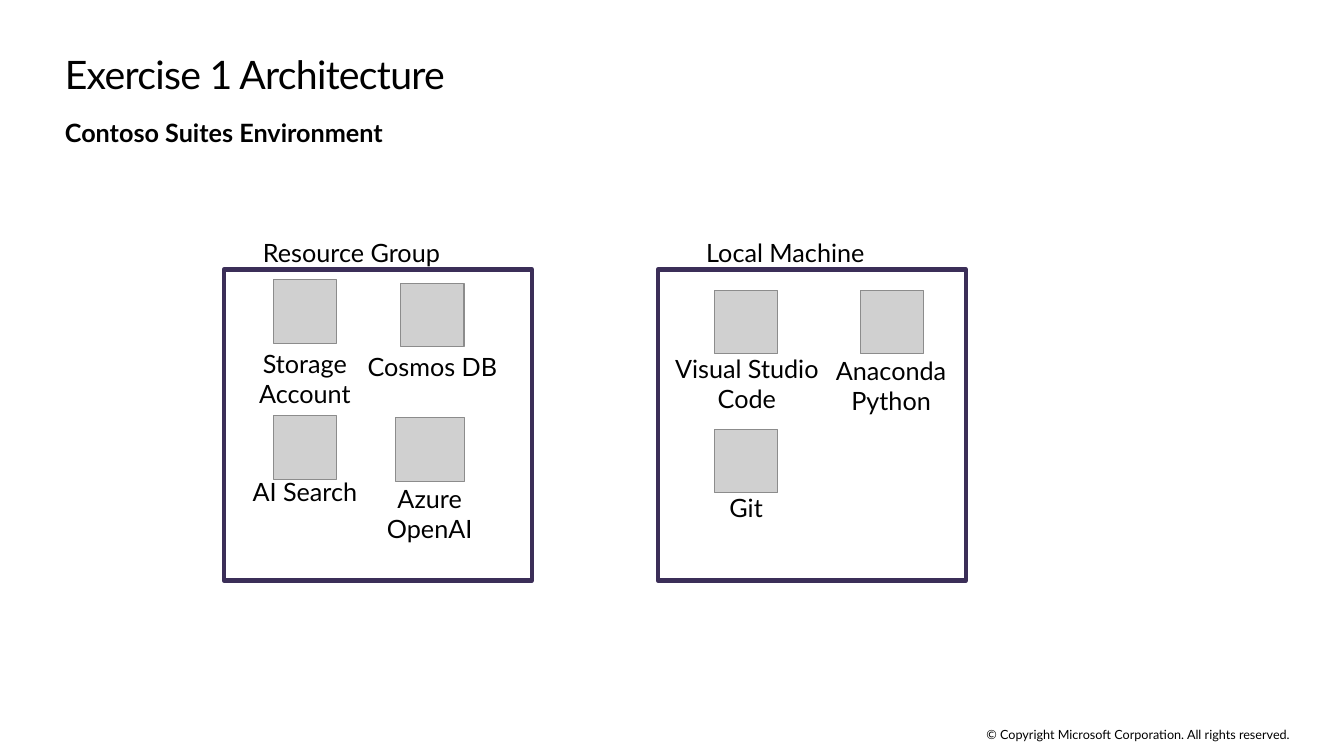
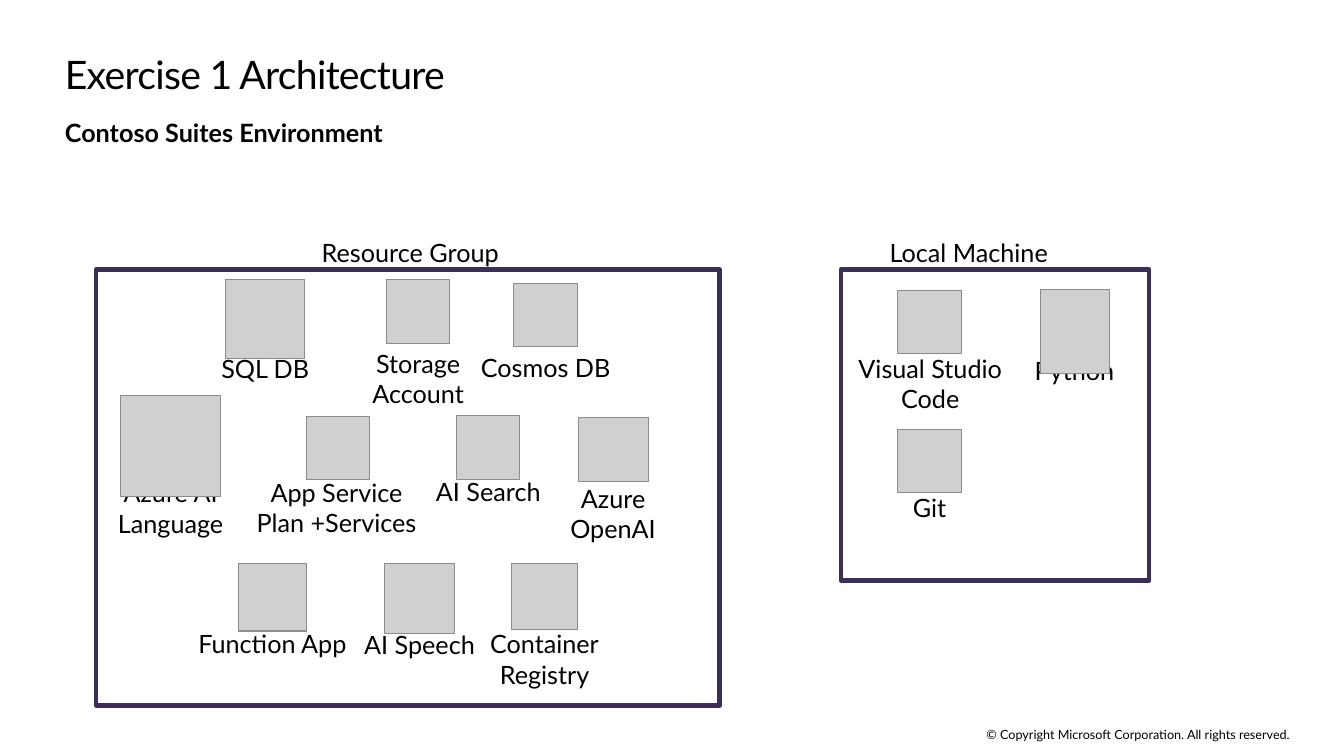
Before and after one commit to microsoft/TechExcel-Integrating-Azure-PaaS-and-AI-Services-for-AI-Design-Wins, a slide deck: slide 3 of slides/Lab Slides.pptx. Drawn at 1344x756 pixels with LibreOffice and Linux fonts; fonts in the diff are those of the drawing; grey boxes stand for pictures. Boxes give left, top, right and bottom in pixels: in the first picture for what was removed or moved away, otherwise in the second. Text is boxed around its words. In the diff, an @@ line names an element or a change of style, - is before the commit and + after.

```diff
--- a/slides/Lab Slides.pptx
+++ b/slides/Lab Slides.pptx
@@ text "Resource Group" moved from (x1=263, y1=243, x2=440, y2=266) to (x1=322, y1=243, x2=498, y2=266) @@
@@ rectangle resized from (x1=224, y1=269, x2=532, y2=581) to (x1=97, y1=269, x2=720, y2=706) @@
@@ 5 texts, 4 pictures, 1 rectangle moved together from (x1=253, y1=243, x2=967, y2=581) to (x1=436, y1=243, x2=1150, y2=581) @@
@@ picture added at (x1=226, y1=279, x2=306, y2=359) @@
@@ picture removed at (x1=860, y1=290, x2=924, y2=354) @@
@@ picture added at (x1=1041, y1=290, x2=1109, y2=374) @@
@@ text added at (x1=221, y1=357, x2=309, y2=382), 18 pt, text #000000 @@
+SQL DB
@@ text "Storage Account" moved from (x1=259, y1=354, x2=351, y2=404) to (x1=372, y1=354, x2=464, y2=404) @@
@@ 2 pictures, 1 text moved together from (x1=273, y1=280, x2=497, y2=377) to (x1=386, y1=280, x2=610, y2=378) @@
@@ text at (x1=1035, y1=359, x2=1115, y2=385): text changed @@
-Anaconda
-Python
+Python
@@ picture added at (x1=120, y1=396, x2=221, y2=497) @@
@@ picture added at (x1=307, y1=416, x2=369, y2=479) @@
@@ text added at (x1=118, y1=496, x2=223, y2=537), 18 pt, text #000000 @@
+Azure AI
+Language
@@ text added at (x1=257, y1=483, x2=417, y2=533), 18 pt, text #000000 @@
+App Service
+Plan +Services
@@ picture added at (x1=239, y1=564, x2=307, y2=631) @@
@@ picture added at (x1=384, y1=564, x2=455, y2=634) @@
@@ picture added at (x1=511, y1=564, x2=578, y2=630) @@
@@ text added at (x1=198, y1=634, x2=346, y2=658), 18 pt, text #000000 @@
+Function App
@@ text added at (x1=364, y1=633, x2=475, y2=659), 18 pt, text #000000 @@
+AI Speech
@@ text added at (x1=490, y1=634, x2=599, y2=688), 18 pt, text #000000 @@
+Container
+Registry
```
Also in this commit, not shown: 16 other slides changed, 10 slides added, 19 slides removed.
